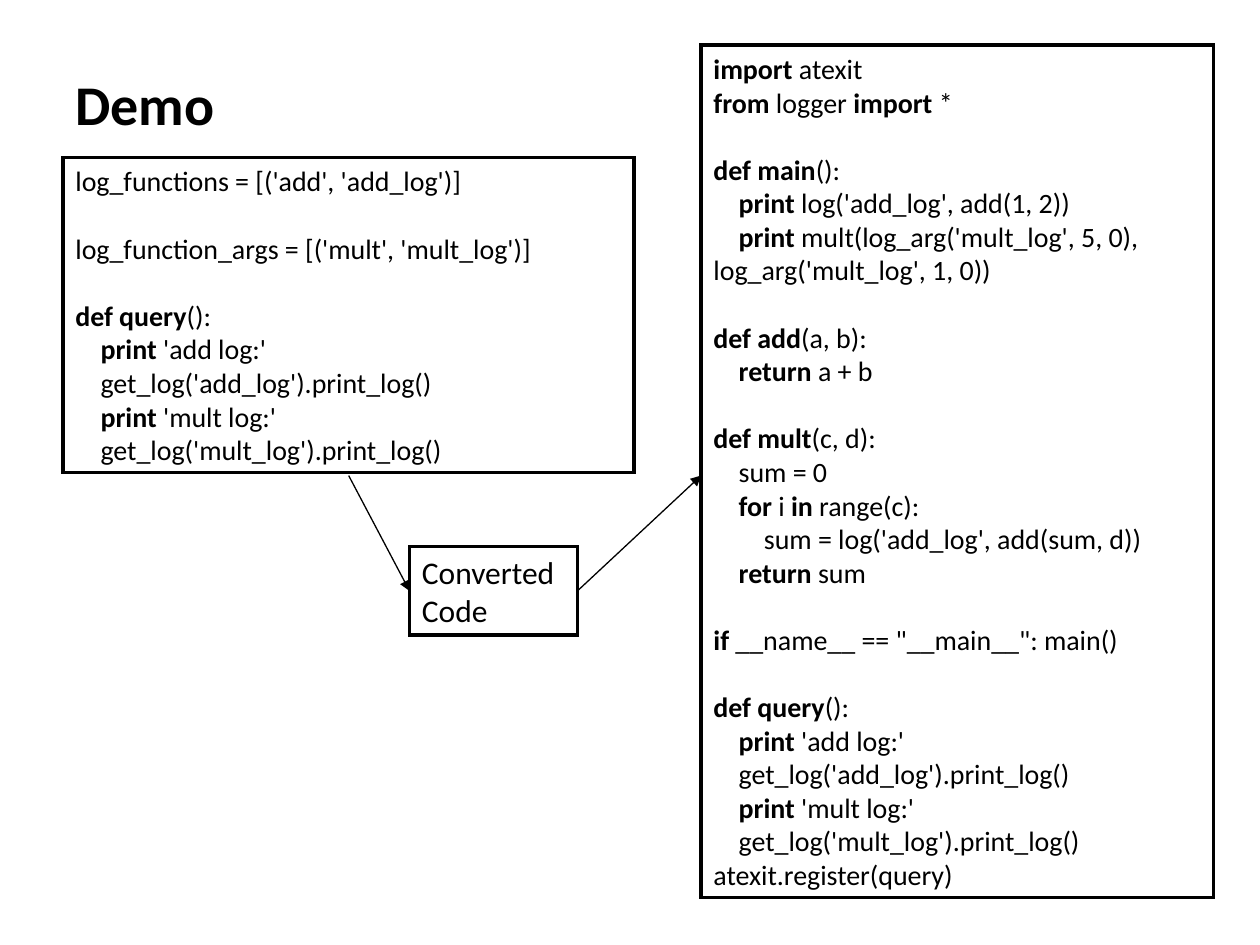
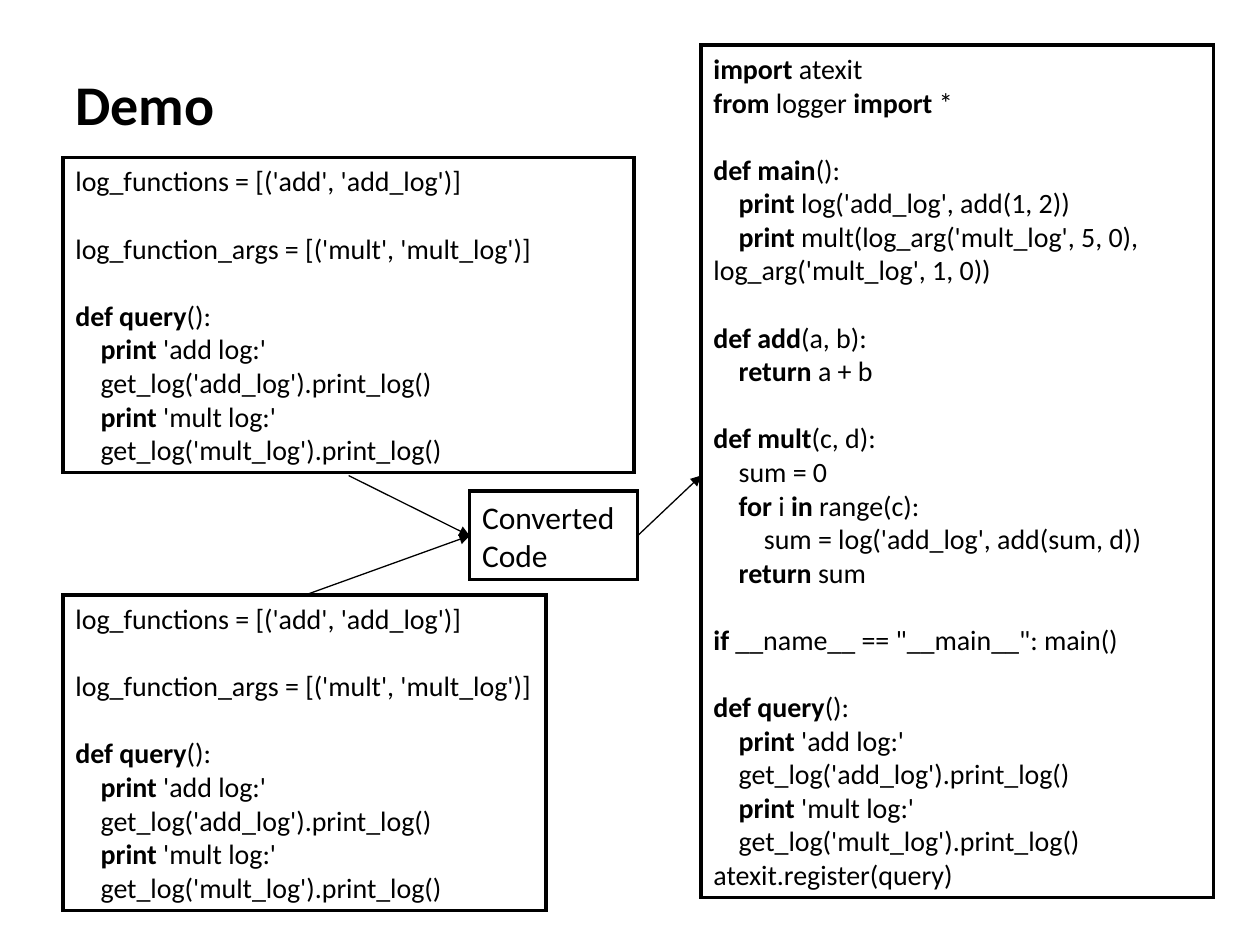
Before and after one commit to BluBambu/LumberjackLogger, a slide deck: slide 4 of slides.ppt. Drawn at 1260x945 pixels with LibreOffice and Linux fonts; fonts in the diff are those of the drawing. Boxes give left, top, right and bottom in pixels: in the first picture for what was removed or moved away, otherwise in the second. Text is boxed around its words. In the diff, an @@ line names an element or a change of style, - is before the commit and + after.

```diff
--- a/slides.ppt
+++ b/slides.ppt
@@ arrow moved from (349, 475) - (410, 591) to (349, 475) - (470, 536) @@
@@ arrow moved from (577, 591) - (701, 475) to (638, 536) - (701, 475) @@
@@ rectangle "Converted Code": place and size @@
-rectangle "Converted Code" at (410,547,577,635)
+rectangle "Converted Code" at (470,491,638,580)
@@ arrow added from (305, 595) to (470, 536), #000000 0.74 pt @@
@@ rectangle added at (63,595,546,910), fill #FFFFFF, outline #000000 2.01 pt, 16 pt, text #000000 @@
+log_functions = [('add', 'add_log')]
+log_function_args = [('mult', 'mult_log')]
+def query():
+print 'add log:'
+get_log('add_log').print_log()
+print 'mult log:'
+get_log('mult_log').print_log()
```
Also in this commit, not shown: 3 other slides changed.
